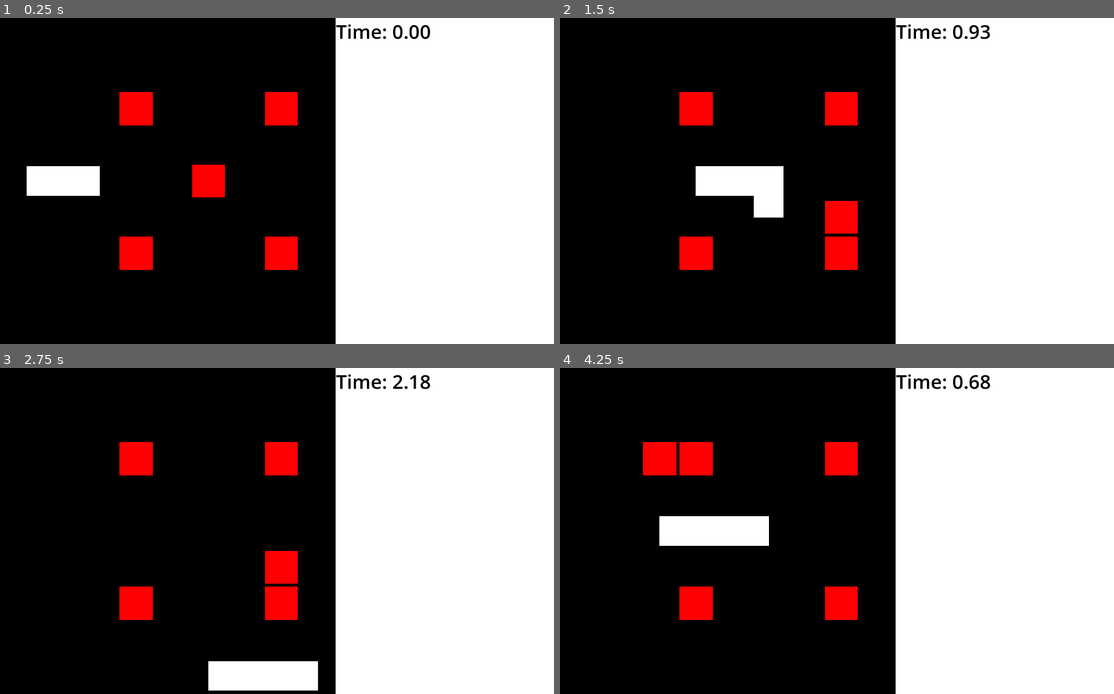
Above: before the commit, frames 1-4 (two rows, left to right).
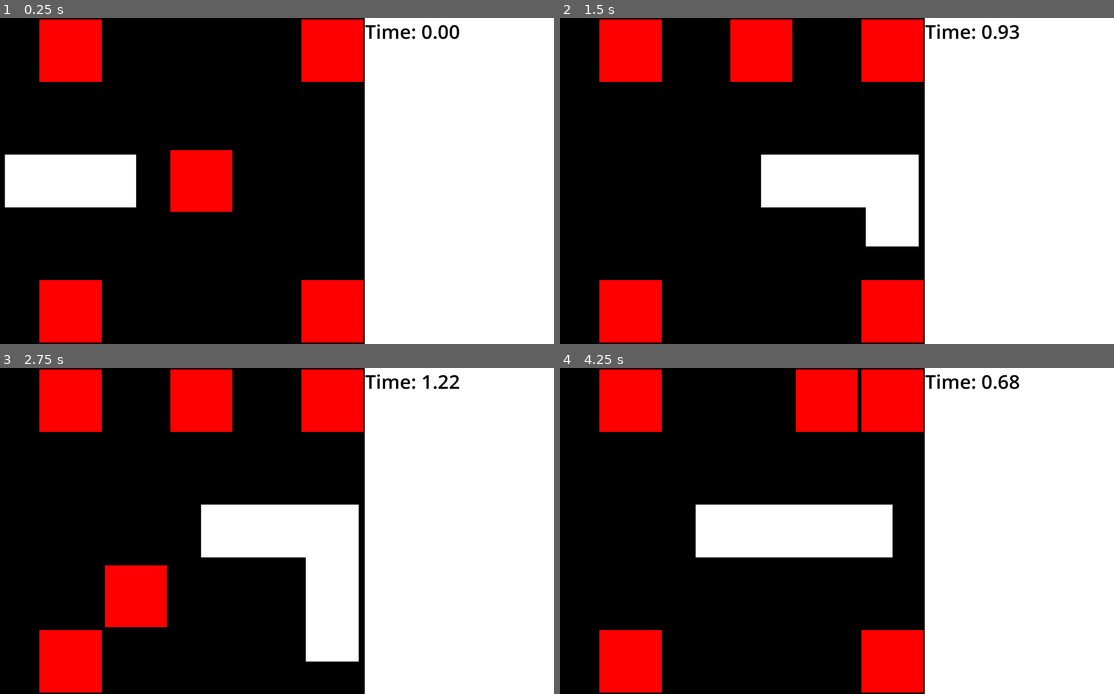
Above: after the commit, the same moments.

Repository: aaronnoyes/snkae2
Game: Godot game, scene res://main.tscn
Two runs of this game, one before a commit and one after it. Both use one fixed random seed, a clock stepped at 60 frames per second and the inputs below.
Inputs:
- Up to frame 1 (0.25 s): no input
- Up to frame 2 (1.5 s): tap Enter (ui_accept) at 0.5, 0.77 s; hold Right (ui_right) 0.53-1.28 s; hold Down (ui_down) from 1.28 s (still down)
- Up to frame 3 (2.75 s): tap Enter (ui_accept) at 1.52 s; release Down (ui_down) at 2.03 s; hold Right (ui_right) from 2.03 s (still down)
- Up to frame 4 (4.25 s): release Right (ui_right) at 2.78 s; hold Up (ui_up) 2.78-3.53 s; tap Enter (ui_accept) at 3.02, 3.5, 3.77 s; hold Left (ui_left) from 3.53 s (still down)

The runs differ from the first frame. In frame 1, 19% of the frame differs, in the area x 0-83%, y 0-100%; in frame 2, 22%; in frame 3, 23%; in frame 4, 23%, in the area x 7-83%, y 0-100%.

Commit message:
win condition

Diff:
--- a/config.gd
+++ b/config.gd
@@ -1,7 +1,7 @@
 extends Node
 
-var width = 10
-var height = 9
+var width = 6
+var height = 5
 var cell_size = 64.0
 
 var speed = 5.0
--- a/game.gd
+++ b/game.gd
@@ -89,7 +89,9 @@
 
 	if is_game_over(new_head):
 		pause()
-		game_over = true;
+		game_over = true
+		if apples.size() == 0:
+			segments.append(new_head)
 		return
 
 	var apple_index = get_point_index(new_head, apples)
@@ -156,7 +158,10 @@
 			if !in_snake and !in_apple:
 				valid_positions.append(Vector2(col, row))
 
-	apples[index] = valid_positions.pick_random()
+	if valid_positions.is_empty():
+		apples.pop_at(index)
+	else:
+		apples[index] = valid_positions.pick_random()
 
 func draw_apples() -> void:
 	for apple in apples:
